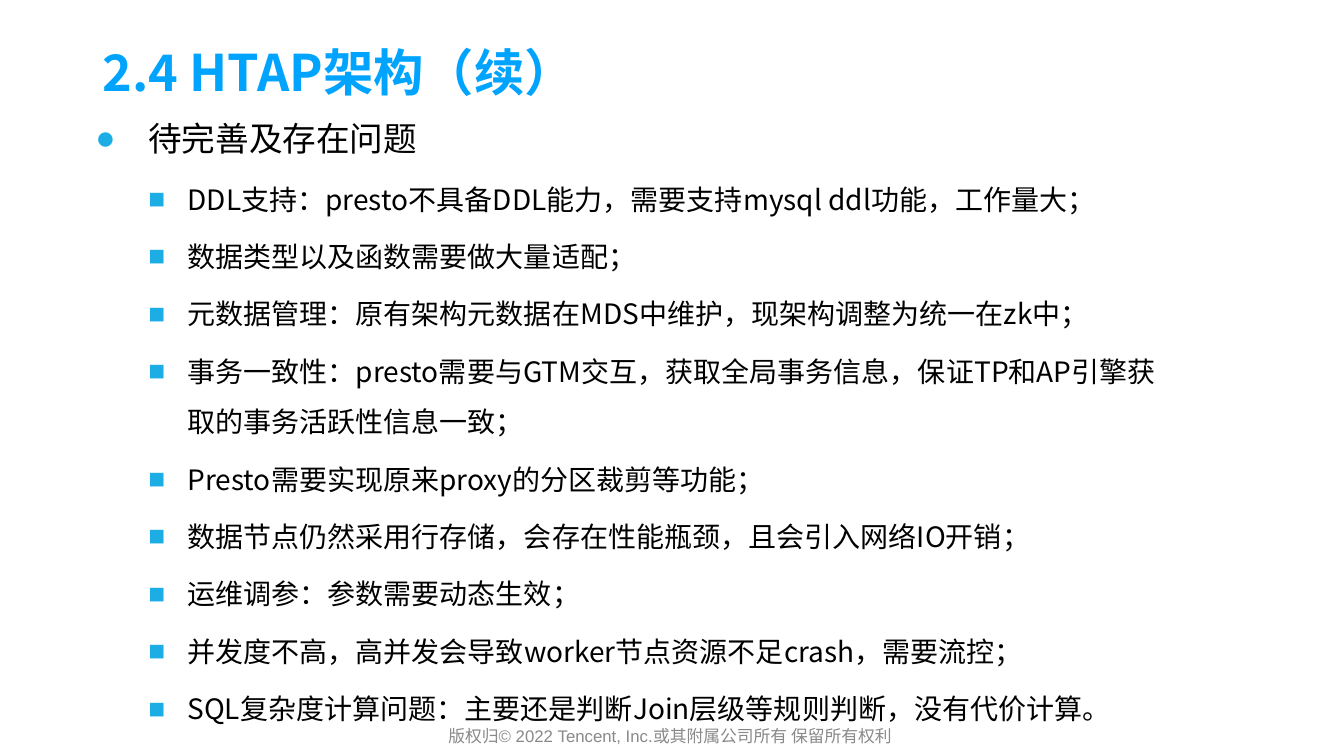
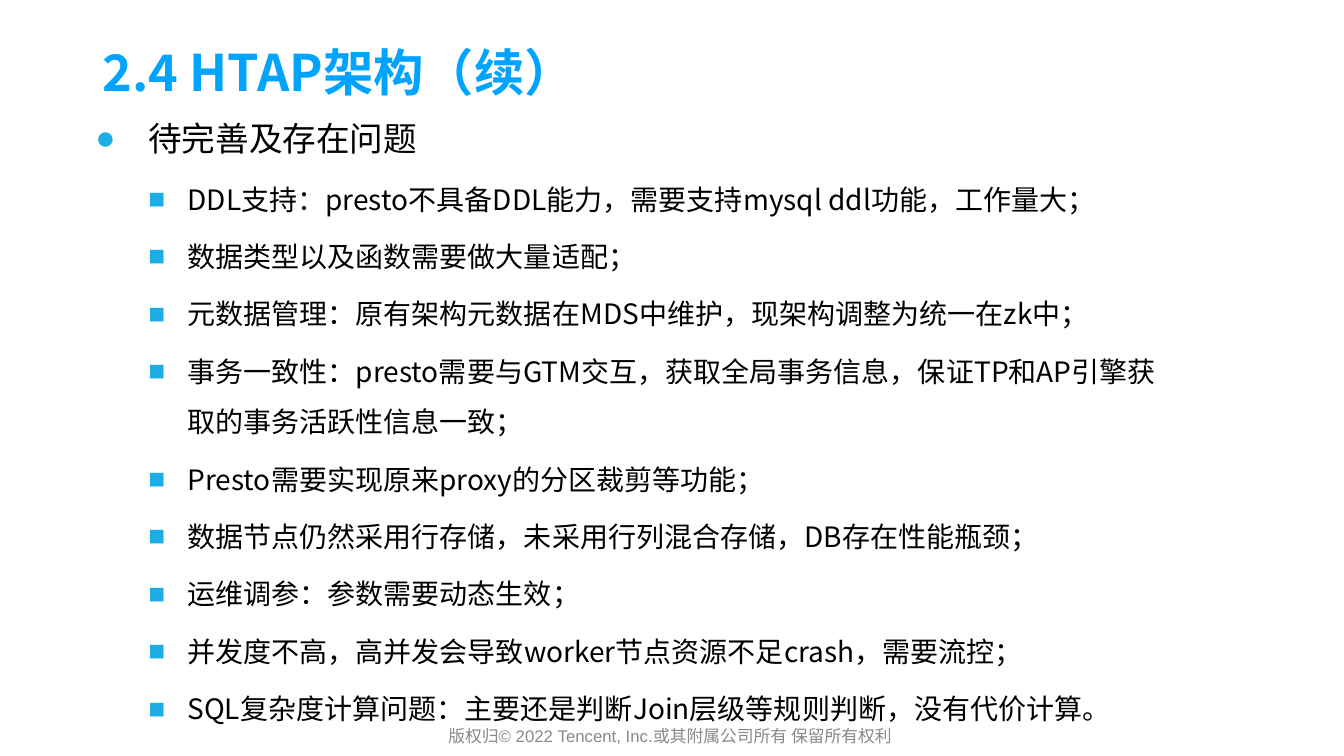
Before and after one commit to yedushusheng/mysql-learning, a slide deck: slide 16 of 28. OLTP/GoldenDB产品简介及架构解析.pptx. Drawn at 1344x756 pixels with LibreOffice and Linux fonts; fonts in the diff are those of the drawing; background and template pictures are left out. Boxes give left, top, right and bottom in pixels: in the first picture for what was removed or moved away, otherwise in the second. Text is boxed around its words. In the diff, an @@ line names an element or a change of style, - is before the commit and + after.

```diff
--- a/28. OLTP/GoldenDB产品简介及架构解析.pptx
+++ b/28. OLTP/GoldenDB产品简介及架构解析.pptx
@@ text at [187,523,1038,552]: text changed @@
-  ■ 数据节点仍然采用行存储，会存在性能瓶颈，且会引入网络IO开销；
+  ■ 数据节点仍然采用行存储，未采用行列混合存储，DB存在性能瓶颈；
```
Also in this commit, not shown: 3 other slides changed.
